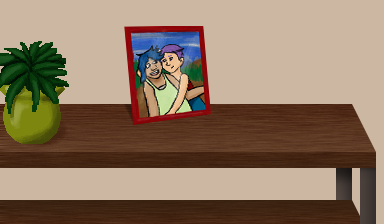
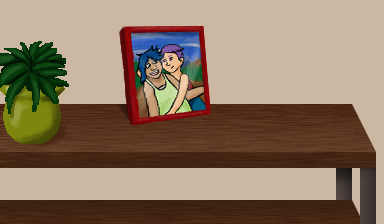
Layer changes from the first 384 x 224 image to the second:
painted on "light" over [128, 26, 211, 125]
painted on "phase11-pic1" over [156, 82, 195, 117]
showed "Layer 18", painted on it over [119, 25, 211, 126]
painted on "shadows" over [116, 98, 132, 120]
